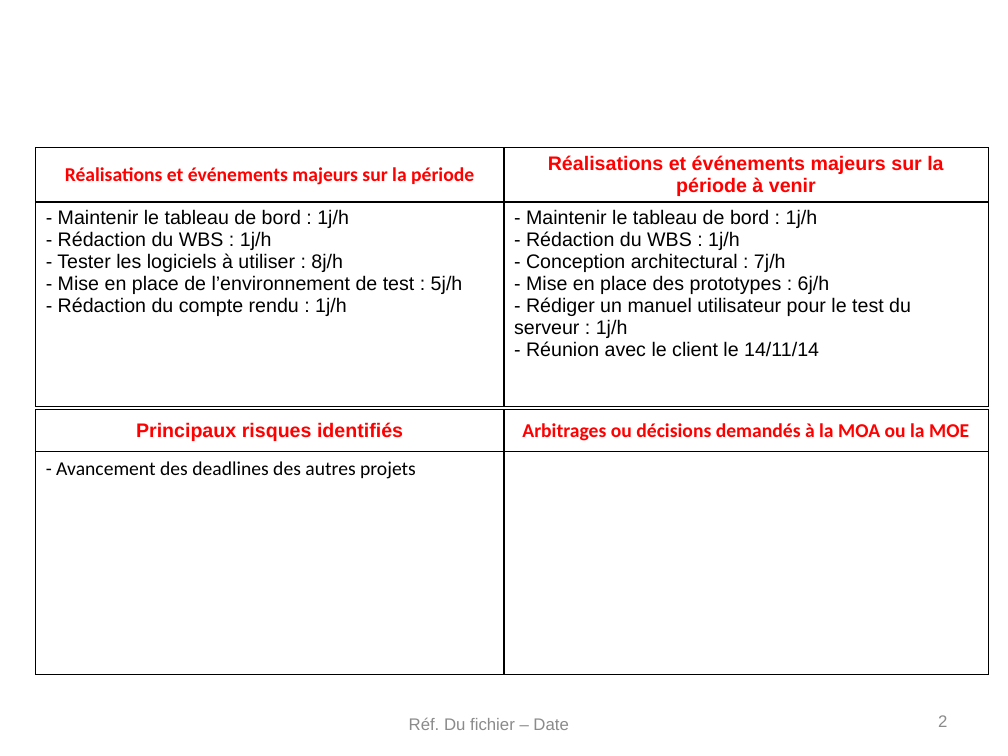
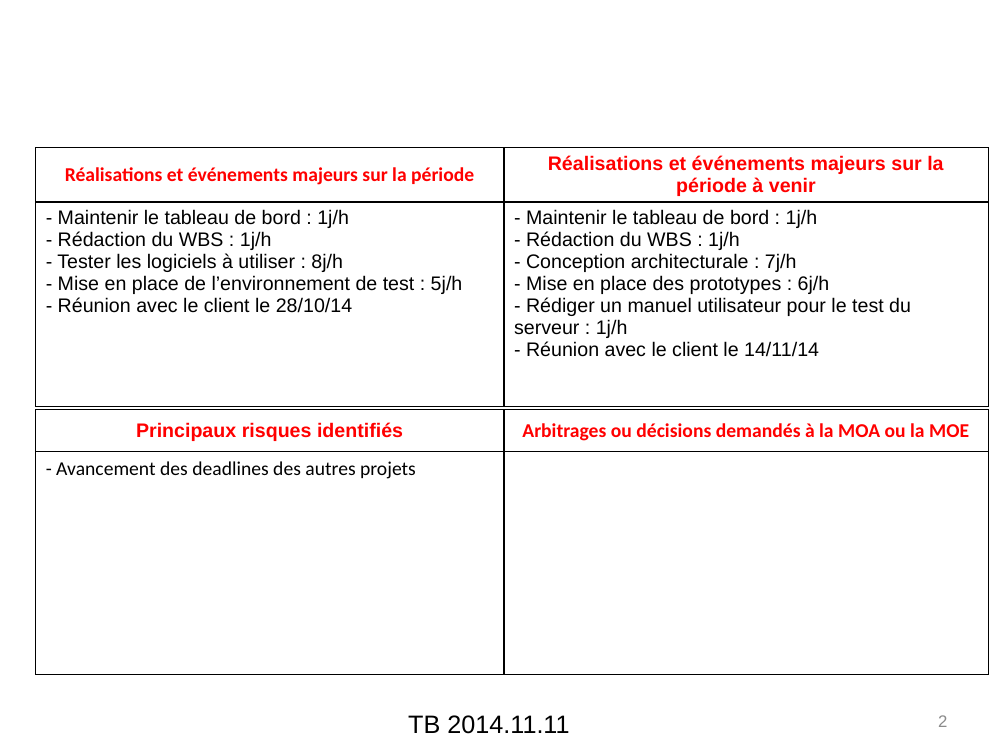
Before and after one commit to elecharny/pi-injector, a slide deck: slide 2 of Documents/TB 2014.11.11.pptx. Drawn at 1008x756 pixels with LibreOffice and Linux fonts; fonts in the diff are those of the drawing; background and template pictures are left out. Boxes give left, top, right and bottom in pixels: in the first picture for what was removed or moved away, otherwise in the second. Text is boxed around its words. In the diff, an @@ line names an element or a change of style, - is before the commit and + after.

```diff
--- a/Documents/TB 2014.11.11.pptx
+++ b/Documents/TB 2014.11.11.pptx
@@ table at (35, 148, 988, 410) @@
-row 2, column 1: - Maintenir le tableau de bord : 1j/h / - Rédaction du WBS : 1j/h / - Tester les logiciels à utiliser : 8j/h / - Mise en place de l’environnement de test : 5j/h / - Rédaction du compte rendu : 1j/h
+row 2, column 1: - Maintenir le tableau de bord : 1j/h / - Rédaction du WBS : 1j/h / - Tester les logiciels à utiliser : 8j/h / - Mise en place de l’environnement de test : 5j/h / - Réunion avec le client le 28/10/14
-row 2, column 2: - Maintenir le tableau de bord : 1j/h / - Rédaction du WBS : 1j/h / - Conception architectural : 7j/h / - Mise en place des prototypes : 6j/h / - Rédiger un manuel utilisateur pour le test du serveur : 1j/h / - Réunion avec le client le 14/11/14
+row 2, column 2: - Maintenir le tableau de bord : 1j/h / - Rédaction du WBS : 1j/h / - Conception architecturale : 7j/h / - Mise en place des prototypes : 6j/h / - Rédiger un manuel utilisateur pour le test du serveur : 1j/h / - Réunion avec le client le 14/11/14
@@ text at (408, 715, 569, 734): text changed; size 12 to 18 pt; text colour #8C8C8C to #000000 @@
-Réf. Du fichier – Date
+TB 2014.11.11
```
Also in this commit, not shown: 4 other slides changed, 2 other files.
